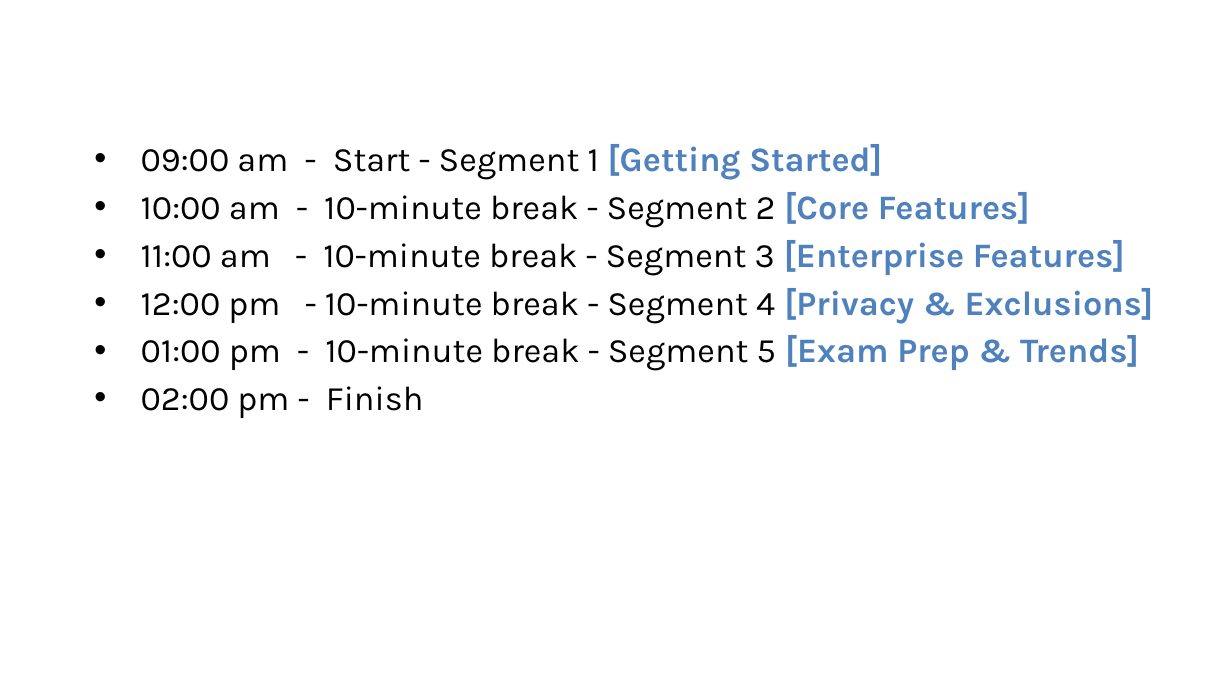
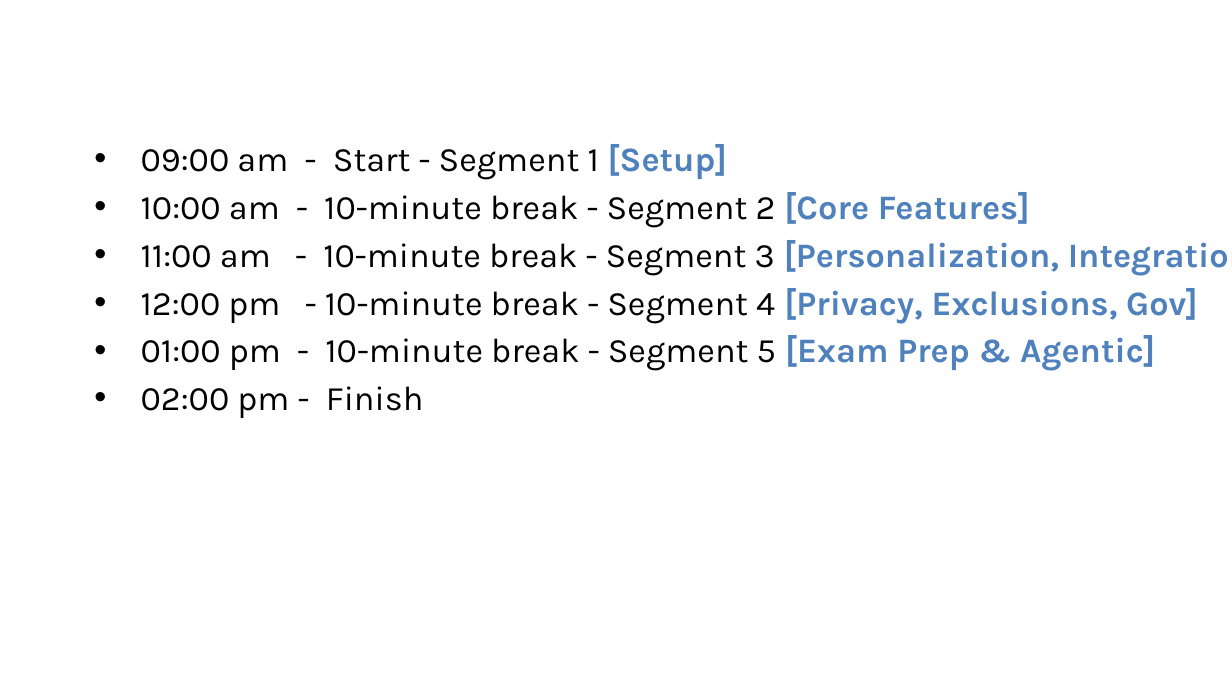
Before and after one commit to timothywarner-org/copilot-cert-prep, a slide deck: slide 4 of course-materials/warner-github-cert-prep.pptx. Drawn at 1232x693 pixels with LibreOffice and Linux fonts; fonts in the diff are those of the drawing; background and template pictures are left out. Boxes give left, top, right and bottom in pixels: in the first picture for what was removed or moved away, otherwise in the second. Text is boxed around its words. In the diff, an @@ line names an element or a change of style, - is before the commit and + after.

```diff
--- a/course-materials/warner-github-cert-prep.pptx
+++ b/course-materials/warner-github-cert-prep.pptx
@@ text at (141, 144, 727, 180): text changed @@
-• 09:00 am - Start - Segment 1 [Getting Started]
+• 09:00 am - Start - Segment 1 [Setup]
@@ text at (141, 240, 1232, 371): text changed @@
-• 11:00 am - 10-minute break - Segment 3 [Enterprise Features]
-• 12:00 pm - 10-minute break - Segment 4 [Privacy & Exclusions]
-• 01:00 pm - 10-minute break - Segment 5 [Exam Prep & Trends]
+• 11:00 am - 10-minute break - Segment 3 [Personalization, Integration]
+• 12:00 pm - 10-minute break - Segment 4 [Privacy, Exclusions, Gov]
+• 01:00 pm - 10-minute break - Segment 5 [Exam Prep & Agentic]
```
Also in this commit, not shown: 1 other slide changed.
